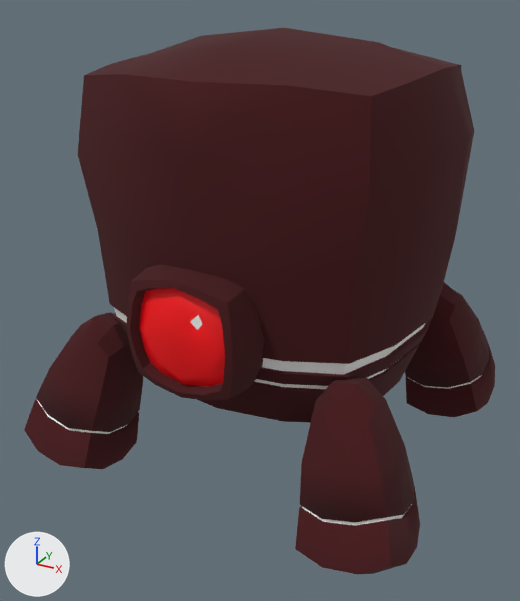
Renders of the FBX model asset/Model/enemy_a_model.fbx from each side of a commit.
One viewpoint serves both versions: a 50 mm camera at (1.58, -3.07, 2.29) aimed at (-0.04, -0.13, 0.82). The axes (+X, +Y, +Z) are drawn at lower left. The lights are the same throughout. The picture after the commit comes second.

Objects in the first picture: 'ears.005'.
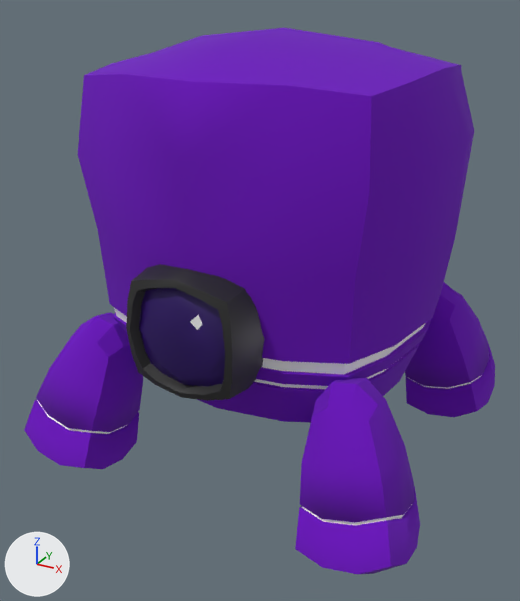
Pixel boxes [x1, y1, x2, y2] of what changed, in the pictures (520 x 601 px):
'ears.005', recoloured (dark red to purple): [24, 28, 495, 574] in both
part 1 of me_立方体_005, recoloured (dark red to black): [126, 264, 264, 401] in both

What the commit changed:
Material 'Body' (mat_body) changes colour from dark red #460d12 to purple #6b00bd; in linear values from (0.0605, 0.00411, 0.00594) to (0.146, 0.0, 0.511).
Material 'Gear.003' (mat_gear_003) changes colour from red #ff000c to dark purple #270061; in linear values from (1.0, 0.0, 0.00354) to (0.0206, 0.0, 0.12).
Material 'マテリアル.003' (mat_マテリアル_003) is new.
Its base color is (0.0218, 0.0218, 0.0218) (black #292929).
me_立方体_005 has 712 vertices, 700 faces and spans x -1.01..1.01, y -0.97..0.97, z -0.02..2.11.
me_立方体_005 is used by ob_ears_005; location (0.0, 0.0, 0.0).
me_立方体_005 part 1: 112 of the faces centred in x -0.29..0.29, y -0.91..-0.23, z 0.65..1.24 switch from mat_body (dark red #460d12) to mat_マテリアル_003 (black #292929).
